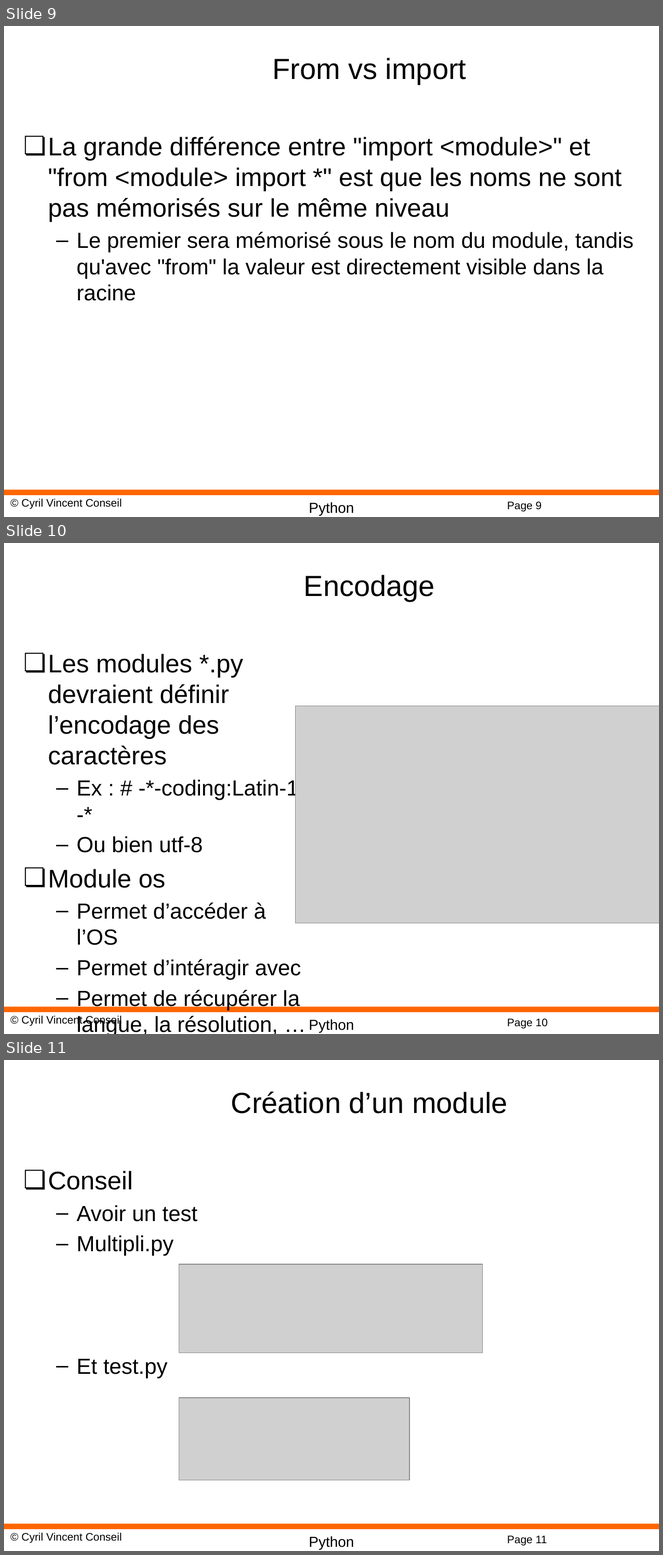
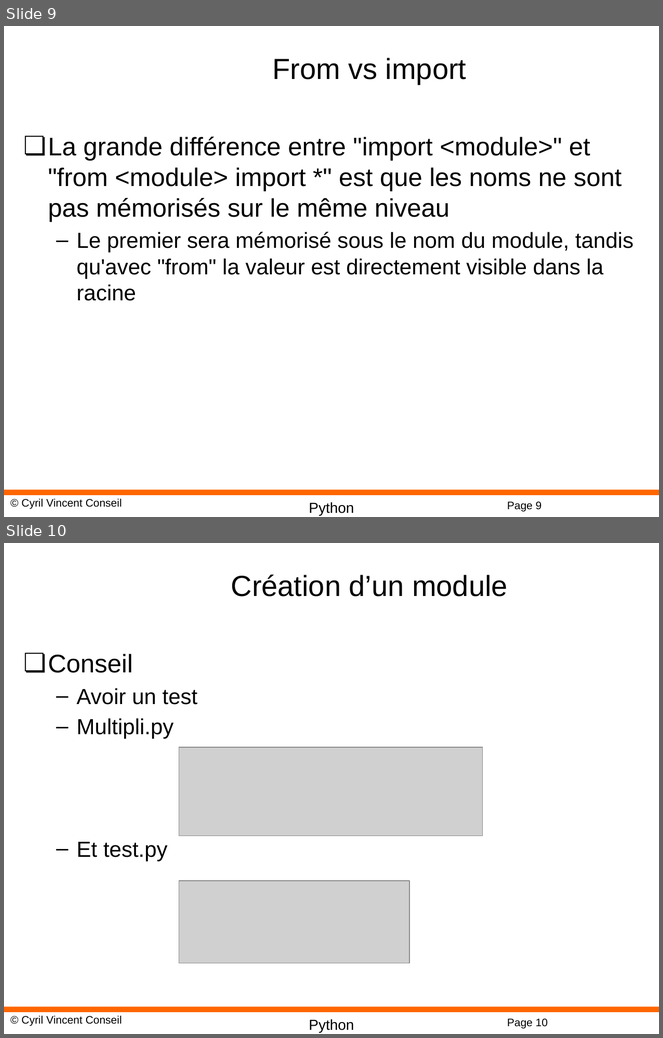
Before and after one commit to cyrilvincent/python, a slide deck: ppt/Python05-Modules.pptx. Shown one above the other, each under a label of ours: slides 9, 10 and 11 before the commit, slides 9 and 10 after it. The pictures are 663x1555 and 663x1038 pixels, drawn with LibreOffice and Linux fonts; fonts in the diff are those of the drawing; grey boxes stand for pictures; background and template pictures are left out. Boxes give left, top, right and bottom in pixels: in the first picture for what was removed or moved away, otherwise in the second. Text is boxed around its words. In the diff, an @@ line names an element or a change of style, - is before the commit and + after.

```diff
--- a/ppt/Python05-Modules.pptx
+++ b/ppt/Python05-Modules.pptx
@@ slide 10 removed at (x1=4, y1=543, x2=659, y2=1034), background #FFFFFF; not listed: 4 template elements that a slide beside it also shows @@
@@ title removed at (x1=304, y1=575, x2=435, y2=602) @@
-Encodage
@@ text removed at (x1=48, y1=654, x2=301, y2=1010) @@
-❏ Les modules *.py devraient définir l’encodage des caractères
-  – Ex : # -*-coding:Latin-1 -*
-  – Ou bien utf-8
-❏ Module os
-  – Permet d’accéder à l’OS
-  – Permet d’intéragir avec
-  – Permet de récupérer la langue, la résolution, …
@@ picture removed at (x1=296, y1=706, x2=659, y2=924) @@
@@ what was slide 11 is now slide 10 @@
@@ page number at (x1=507, y1=1019, x2=548, y2=1029): text changed @@
-Page 11
+Page 10
```
Also in this commit, not shown: 1 other file.
